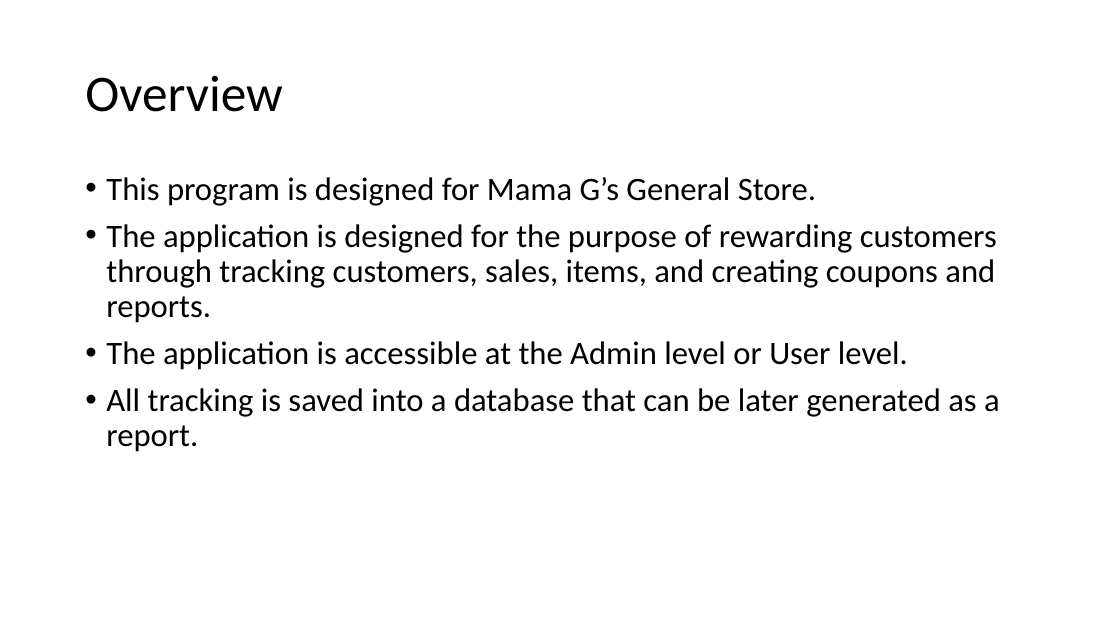
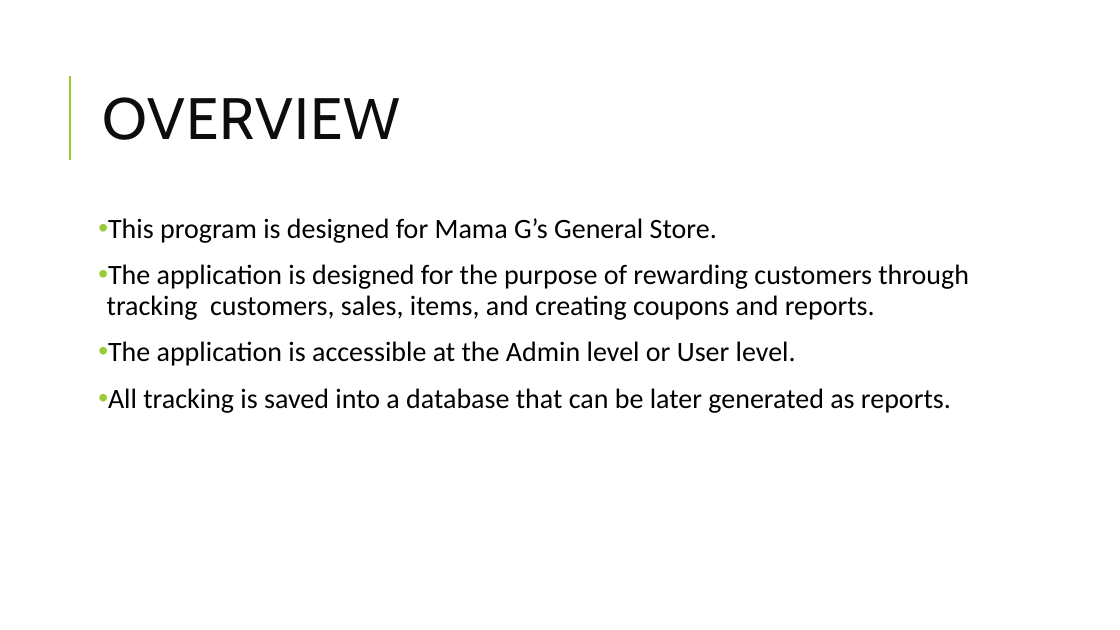
Before and after one commit to nwautomator/CSc6370, a slide deck: slide 2 of documents/MamaG_Presentation.pptx. Drawn at 1120x630 pixels with LibreOffice and Linux fonts; fonts in the diff are those of the drawing. Boxes give left, top, right and bottom in pixels: in the first picture for what was removed or moved away, otherwise in the second. Text is boxed around its words. In the diff, an @@ line names an element or a change of style, - is before the commit and + after.

```diff
--- a/documents/MamaG_Presentation.pptx
+++ b/documents/MamaG_Presentation.pptx
@@ line added from (70, 160) to (70, 76), #99CB38 1.5 pt @@
@@ title at box(102, 97, 400, 140): text changed; size 44 to 50 pt; font Calibri to Cabin; text colour #000000 to #0D0D0D @@
-Overview
+OVERVIEW
@@ text "This program is designed for ...": place and size @@
-text "This program is designed for ..." at box(106, 177, 1000, 452)
+text "This program is designed for ..." at box(107, 218, 969, 413)
@@ text at box(107, 218, 969, 366): size 28 to 24 pt in "This program is designed for Mama G’s ...", "The application is designed for the purpose ...", "The application is accessible at the Admin ..."; indent changed; more space between paragraphs @@
@@ text at box(108, 388, 951, 413): text changed; size 28 to 24 pt @@
-• All tracking is saved into a database that can be later generated as a report.
+• All tracking is saved into a database that can be later generated as reports.
```
Also in this commit, not shown: 21 other slides changed, 2 slides added, 2 slides removed, 2 other files.
